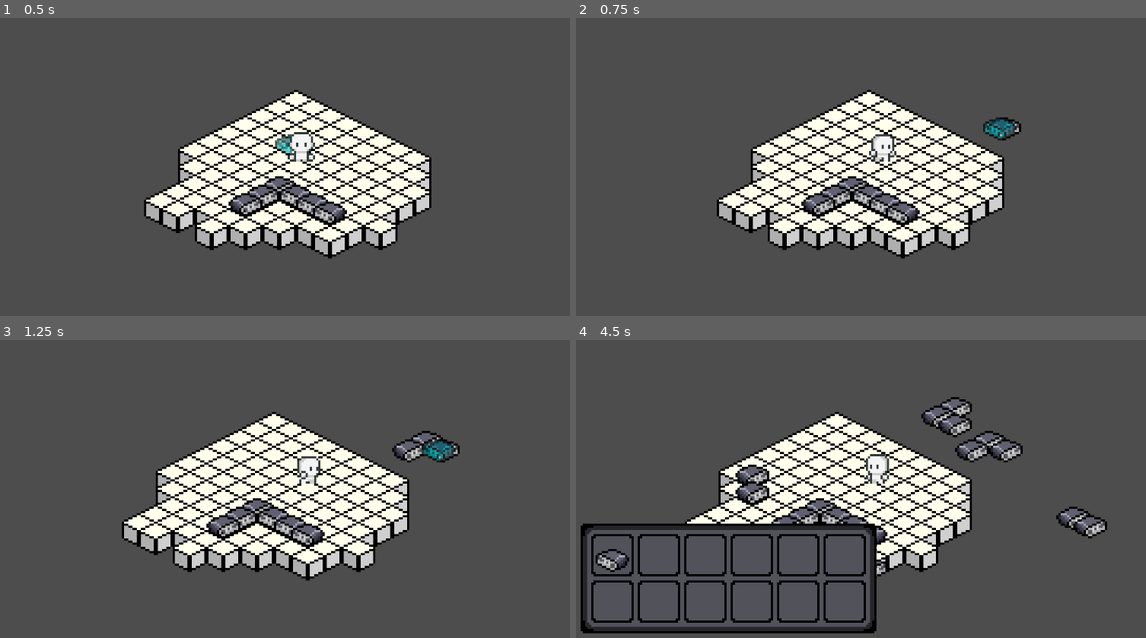
Above: before the commit, frames 1-4 (two rows, left to right).
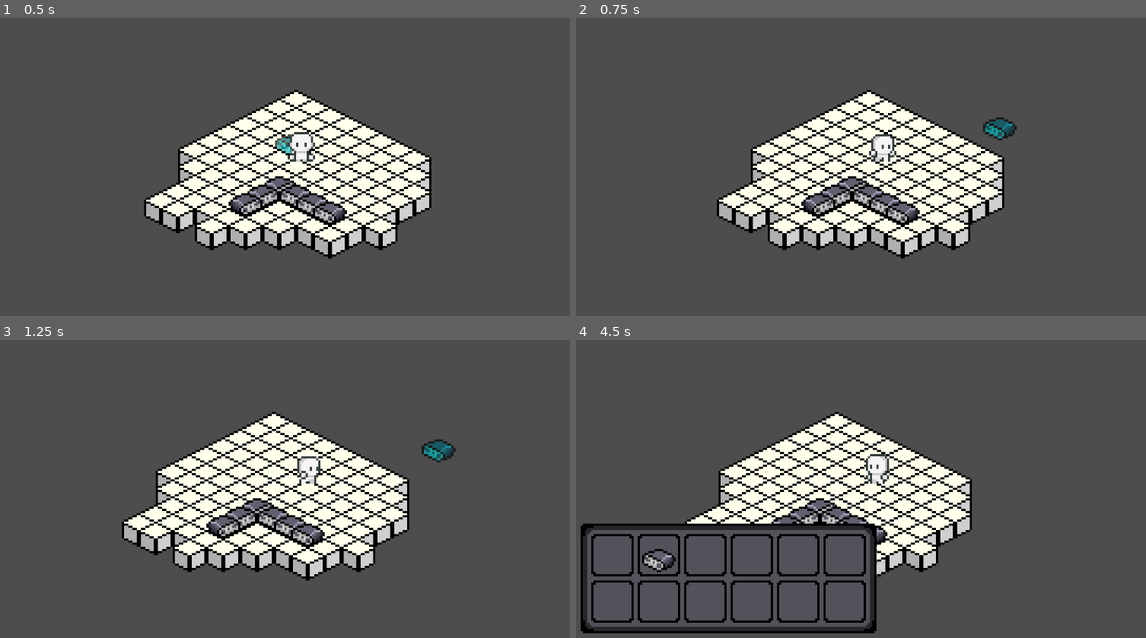
Above: after the commit, the same moments.

Repository: Almonds2/First-Isometric-Game
Game: Godot game, scene res://scenes/game.tscn
Same seed, same stepped clock (60 frames per second), same inputs: the game is played once before the commit and once after it.
Inputs (mouse positions are in pixels of both pictures, inside the frame that each line leads up to):
- Up to frame 1 (0.5 s): no input
- Up to frame 2 (0.75 s): move the mouse to (1014, 131) at 0.52 s; press the mouse at (1014, 131) at 0.53 s; hold D (right) from 0.53 s (still down)
- Up to frame 3 (1.25 s): keep holding D (right)
- Up to frame 4 (4.5 s): move the mouse to (758, 486) at 1.27 s; release D (right) at 1.28 s; release the mouse at (758, 486) at 1.28 s; hold S (down) 1.28-2.03 s; tap Mouse wheel down (MOUSE_BUTTON_WHEEL_DOWN) at 1.35 s; click (758, 486) at 1.55 s; move the mouse to (940, 393) at 2.02 s; press the mouse at (940, 393) at 2.03 s; hold D (right) 2.03-2.78 s; tap Mouse wheel up (MOUSE_BUTTON_WHEEL_UP) at 2.1 s; move the mouse to (849, 536) at 2.77 s; release the mouse at (849, 536) at 2.78 s; hold W (up) 2.78-3.53 s; click (849, 536) at 2.85 s; move the mouse to (1060, 518) at 3.52 s; press the mouse at (1060, 518) at 3.53 s; hold A (left) 3.53-4.25 s; tap E (inventory) at 4.15 s; release the mouse at (1060, 518) at 4.25 s; click (610, 554) at 4.27 s

Frame 1 is identical in both runs. In frame 2, 0.2% of the frame differs, in the area x 72-79%, y 33-42%; in frame 3, 0.6%; in frame 4, 3.0%, in the area x 3-94%, y 19-79%.

Commit message:
add placement mode (not working)

Diff:
--- a/inventory/playerinv.tres
+++ b/inventory/playerinv.tres
@@ -2,9 +2,9 @@
 
 [ext_resource type="Script" uid="uid://cinmuu4do45dt" path="res://inventory/inventory_item.gd" id="1_bm6gn"]
 [ext_resource type="Resource" uid="uid://xtbs36i18pqg" path="res://inventory/items/convenyor.tres" id="2_f70d8"]
-[ext_resource type="Script" uid="uid://uiqiykeur3gi" path="res://inventory/inventory.gd" id="3_11wfs"]
+[ext_resource type="Script" uid="uid://uiqiykeur3gi" path="res://inventory/inventory.gd" id="3_bm6gn"]
 
 [resource]
-script = ExtResource("3_11wfs")
-items = Array[ExtResource("1_bm6gn")]([ExtResource("2_f70d8"), null, null, null, null, null, null, null, null, null, null, null])
+script = ExtResource("3_bm6gn")
+items = Array[ExtResource("1_bm6gn")]([null, ExtResource("2_f70d8"), null, null, null, null, null, null, null, null, null, null])
 metadata/_custom_type_script = "uid://uiqiykeur3gi"
--- a/scenes/inv_ui_slot.tscn
+++ b/scenes/inv_ui_slot.tscn
@@ -24,3 +24,9 @@
 layout_mode = 2
 
 [node name="item_display" type="Sprite2D" parent="CenterContainer/Panel"]
+
+[node name="Button" type="Button" parent="."]
+self_modulate = Color(1, 1, 1, 0)
+layout_mode = 0
+offset_right = 20.0
+offset_bottom = 20.0
--- a/scripts/game.gd
+++ b/scripts/game.gd
@@ -1,25 +1,43 @@
 extends Node2D
+
+class_name Game
 
 @onready var tilemap_VAR = $TileMapLayer
 @onready var ghost_block_VAR = $ghost_block
+
+var is_placement_mode: bool
+var is_inventory_mode: bool
 
 var convenyor_tileset_VAR := 1
 var convenyor_tileloc_VAR := Vector2i(0, 0)
 
 func _ready() -> void:
-	pass
+	add_to_group("game")
+	is_placement_mode = false
+	is_inventory_mode = false
 
 
 # Called every frame. 'delta' is the elapsed time since the previous frame.
 func _process(_delta: float) -> void:
+	if Input.is_action_just_pressed("inventory") and is_inventory_mode == false:
+		is_inventory_mode = true
+		is_placement_mode = false
+	elif Input.is_action_just_pressed("inventory") and is_inventory_mode == true:
+		is_inventory_mode = false
+
 	var mouse_pos_VAR = get_global_mouse_position()
 	var local = tilemap_VAR.to_local(mouse_pos_VAR)
 	var cell = tilemap_VAR.local_to_map(local)
 	var snap_local = tilemap_VAR.map_to_local(cell)
 
-	if Input.is_action_pressed("MOUSE_LEFT_CLICK"):
+	if Input.is_action_pressed("MOUSE_LEFT_CLICK") and is_placement_mode == true:
 		var local_pos = tilemap_VAR.to_local(ghost_block_VAR.global_position)
 		var cell_tilemap = tilemap_VAR.local_to_map(local_pos)
 
 		tilemap_VAR.set_cell(cell_tilemap, 1, Vector2i(0, 0), TileSetAtlasSource.TRANSFORM_FLIP_H)
-		print("left")
+
+func is_place_func(bool_VAR: bool):
+	is_placement_mode = bool_VAR
+
+func is_inv_func(bool_VAR: bool):
+	is_inventory_mode = bool_VAR
--- a/scripts/inv_ui_slot.gd
+++ b/scripts/inv_ui_slot.gd
@@ -1,6 +1,15 @@
 extends Panel
 
 @onready var item_visual: Sprite2D = $CenterContainer/Panel/item_display
+@onready var button = $Button
+var item_name_VAR: String
+
+@onready var Game_script: Game = get_tree().current_scene
+
+var is_placement_mode: bool
+
+func _ready() -> void:
+	pass
 
 func update(item: InvItem):
 	if !item:
@@ -8,3 +17,17 @@
 	else:
 		item_visual.visible = true
 		item_visual.texture = item.texture
+		item_name_VAR = item.name
+
+func _process(_delta: float) -> void:
+	is_placement_mode = Game_script.is_placement_mode
+
+	print(is_placement_mode)
+
+	if button.button_pressed and Input.is_action_just_pressed("MOUSE_LEFT_CLICK"):
+		if is_placement_mode:
+			Game_script.is_place_func(false)
+		elif is_placement_mode == false:
+			Game_script.is_place_func(true)
+			if item_name_VAR == "convenyor":
+				print("convenyor")
